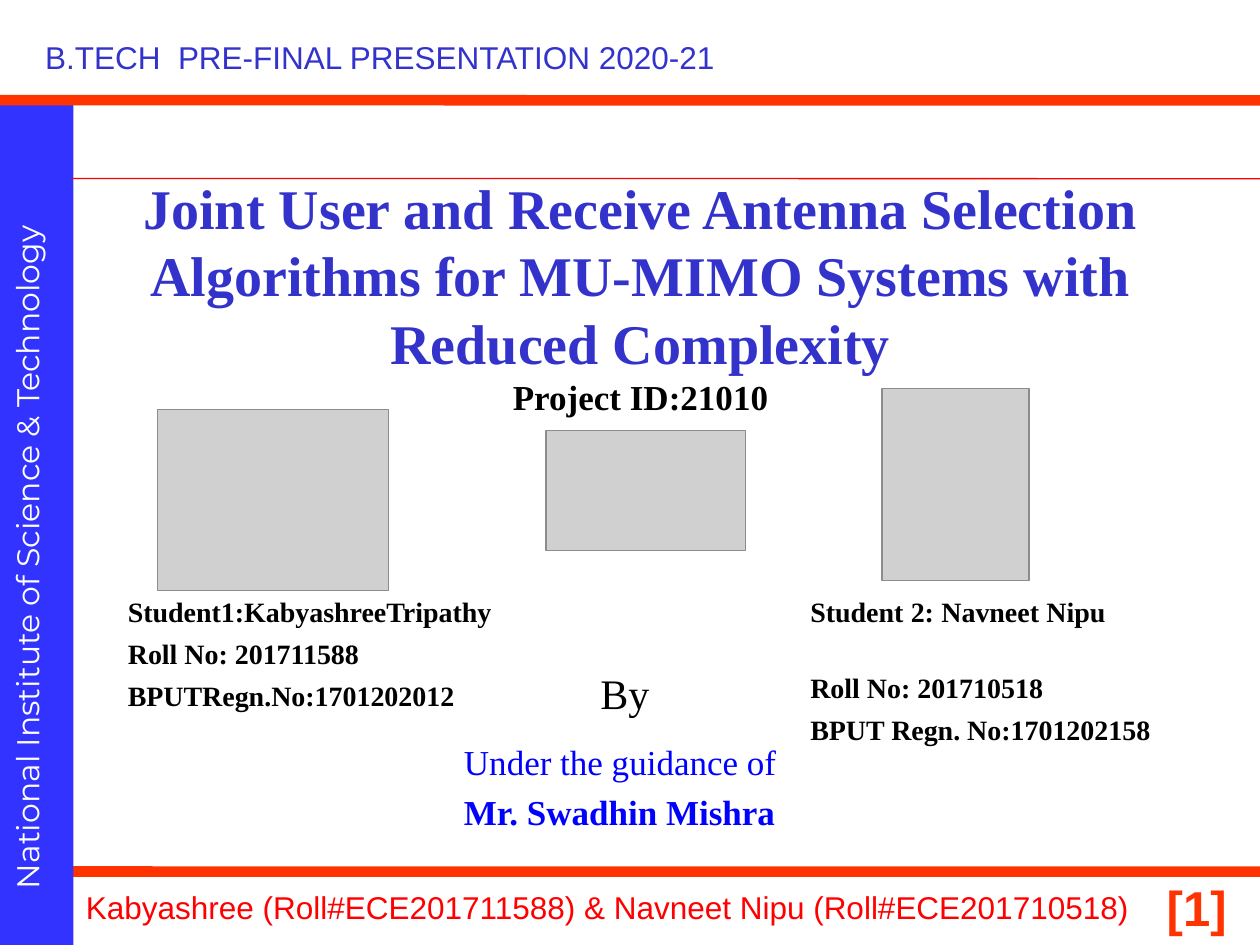
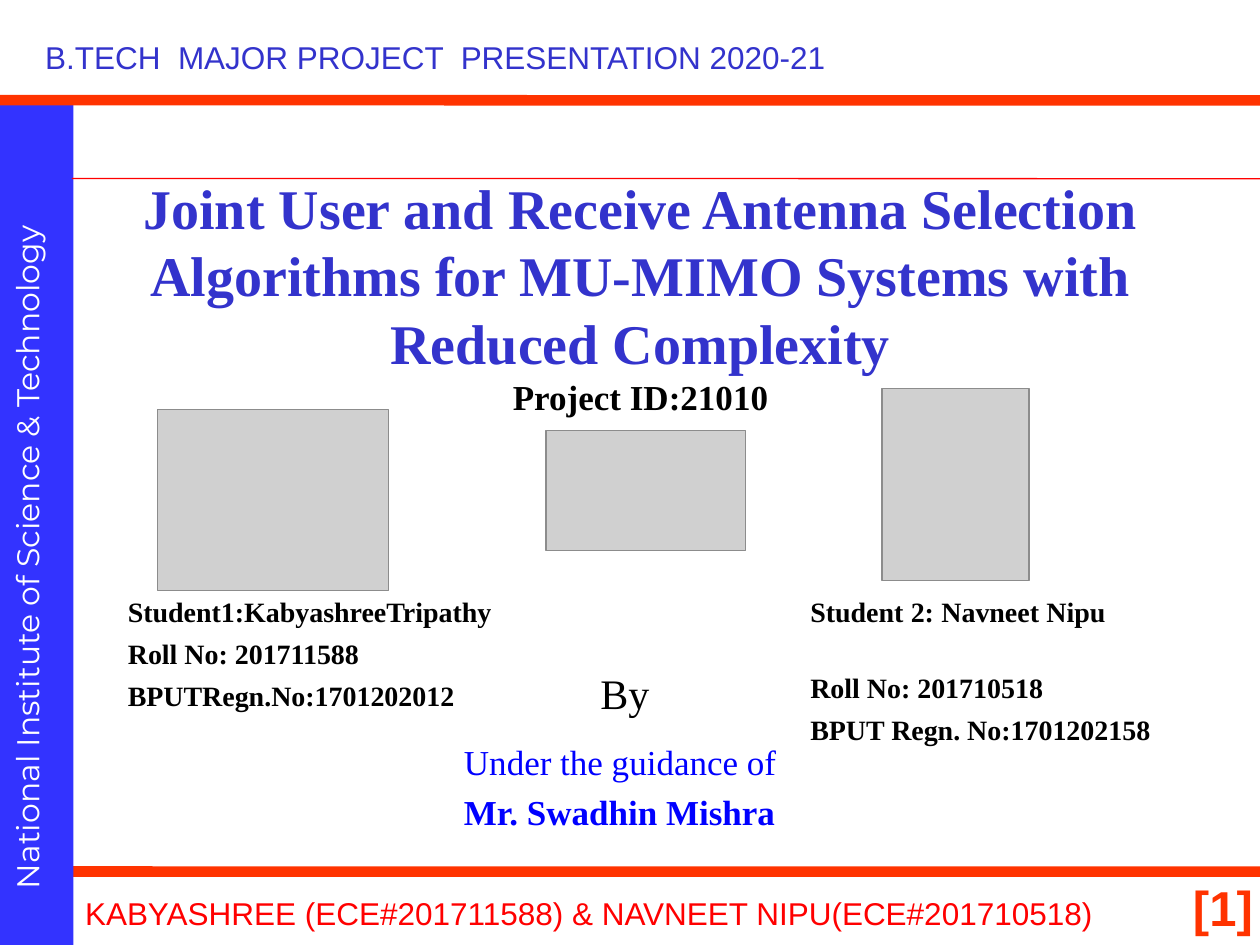
Before and after one commit to navneetnipu/btech_project, a slide deck: slide 1 of 21010.pptx. Drawn at 1260x945 pixels with LibreOffice and Linux fonts; fonts in the diff are those of the drawing; grey boxes stand for pictures; background and template pictures are left out. Boxes give left, top, right and bottom in pixels: in the first picture for what was removed or moved away, otherwise in the second. Text is boxed around its words. In the diff, an @@ line names an element or a change of style, - is before the commit and + after.

```diff
--- a/21010.pptx
+++ b/21010.pptx
@@ text at <box>45,47,826,70</box>: text changed @@
-B.TECH PRE-FINAL PRESENTATION 2020-21
+B.TECH MAJOR PROJECT PRESENTATION 2020-21
@@ page number: place and size @@
-page number at <box>1167,890,1227,937</box>
+page number at <box>1193,890,1253,937</box>
@@ text at <box>85,902,1092,931</box>: text changed @@
-Kabyashree (Roll#ECE201711588) & Navneet Nipu (Roll#ECE201710518)
+KABYASHREE (ECE#201711588) & NAVNEET NIPU(ECE#201710518)
```
Also in this commit, not shown: 26 other slides changed, 5 slides added, 1 slide removed.
